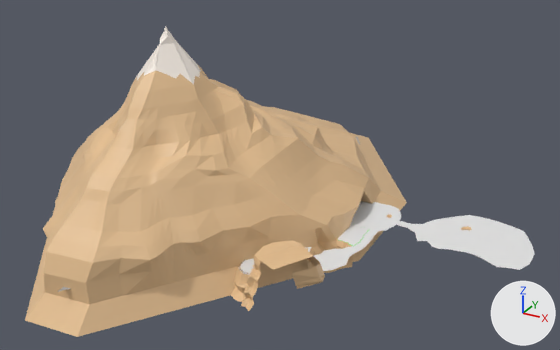
A saved change to the Blender file TresFabulasGeniales/Assets/Modelos/Entorno/segundaHistoria/escena2/montaña 1.blend.
Camera for both pictures: a 50 mm lens placed at (508.0, -669.0, 204.0), pointed at (94.0, 84.0, -172.0). The axes (+X, +Y, +Z) are drawn at lower right. The lights are the same throughout.
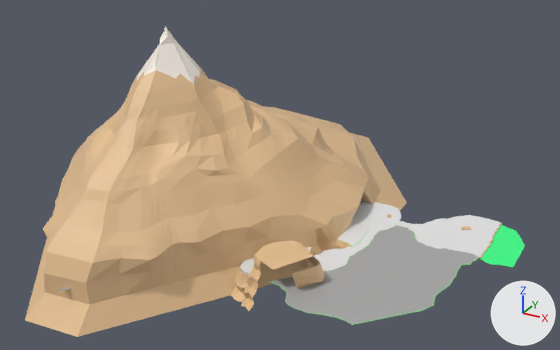
Location of each change, [x1, y1, x2, y2] in pixels of the pictures (560 x 350 px):
'Cylinder', reshaped
    before: [25, 26, 535, 337]
    after: [25, 26, 524, 337]
part 1 of me_cylinder, built on
    before: [328, 217, 535, 270]
    after: [268, 205, 524, 325]
part 2 of me_cylinder, recoloured
    before: [498, 226, 519, 257]
part 3 of me_cylinder, recoloured
    before: [503, 229, 532, 263]
    after: [499, 225, 519, 238]

The change, as a diff of the scene's bpy script:
```diff
--- a/TresFabulasGeniales/Assets/Modelos/Entorno/segundaHistoria/escena2/montaña 1.blend.py
+++ b/TresFabulasGeniales/Assets/Modelos/Entorno/segundaHistoria/escena2/montaña 1.blend.py
@@ mat_material_035 @@
+mat_material_035 = principled_material('Material.035')
+mat_material_035.base_color = (0.0382, 1.0, 0.251)  # green #37ff89
@@ me_cylinder @@
 # used by ob_cylinder; location = (0.0, 0.0, 0.0)
-me_cylinder.from_pydata(...)  # 4619 vertices, 4241 faces; spans x -232.0..394.0, y -208.0..416.0, z -252.0..16.0
+me_cylinder.from_pydata(...)  # 7251 vertices, 6838 faces; spans x -232.0..380.0, y -208.0..416.0, z -252.0..16.0
+# me_cylinder part 1: 35 vertices moved from x 221.0..388.0, y 10.0..167.0, z -213.0 to x 221.0..368.0, y 10.0..168.0, z -215.0..-213.0; 36 vertices removed from x 221.0..394.0, y -10.0..147.0, z -213.0; 2668 vertices added at x 169.0..380.0, y -110.0..170.0, z -216.0..-212.0
+# me_cylinder part 2: 5 faces spanning x 342.0..345.0, y 154.0..167.0, z -215.0..-213.0 switch from mat_material_002 (white #e7e7e7) to mat_material_007 (beige #e7c192)
+# me_cylinder part 3: 12 faces spanning x 342.0..368.0, y 140.0..166.0, z -215.0 switch from mat_material_002 (white #e7e7e7) to mat_material_035 (green #37ff89)
 me_cylinder.materials.append(mat_material)
```
